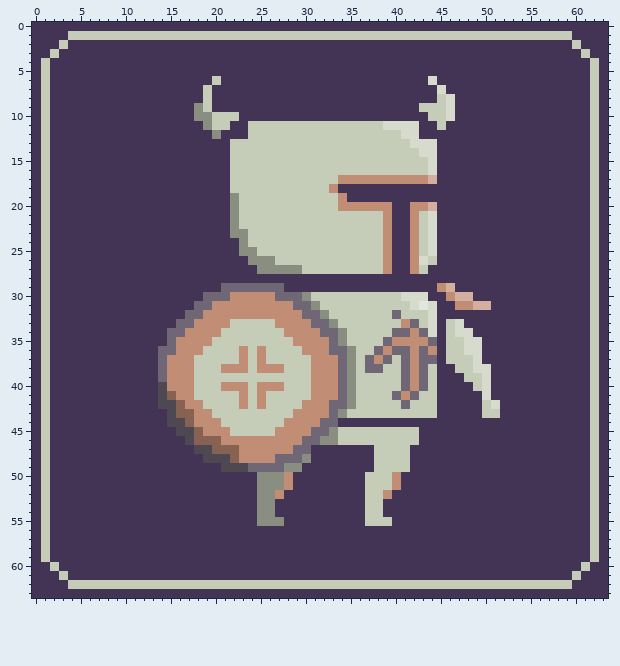
One commit to this pixel-art sprite: assets/raw/player.png. The picture above is the old version.
The file is 64x64 pixels.
And afterwards:
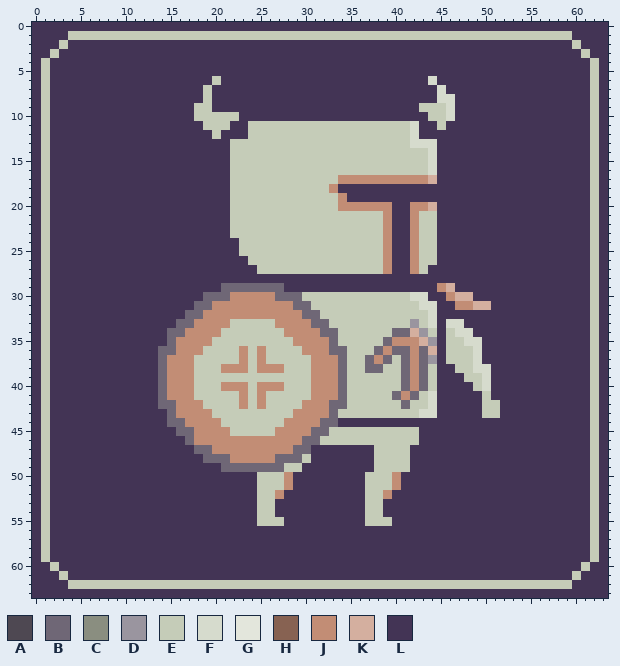
Palette (. is transparent): A #4e4852  B #6f6776  C #8a8e80  D #9a959f  E #c5ccb8  F #d6dbcd  G #e3e6dc  H #876252  J #c28d75  K #d4af9f  L #433455
The edit:
@@ x 16..47 @@
  7 LLLELLLLLLLLLLLLLLLLLLLLLLLLLFLL
- 8 LLLELLLLLLLLLLLLLLLLLLLLLLLLLEFL
- 9 LLCELLLLLLLLLLLLLLLLLLLLLLLEEEFL
-10 LLCCEEELLLLLLLLLLLLLLLLLLLLLEEFL
-11 LLLCEELLEEEEEEEEEEEEEEEFFFFLLELL
-12 LLLLCLLLEEEEEEEEEEEEEEEEEFFLLLLL
+ 8 LLLELLLLLLLLLLLLLLLLLLLLLLLLLFFL
+ 9 LLEELLLLLLLLLLLLLLLLLLLLLLLEEEFL
+10 LLEEEEELLLLLLLLLLLLLLLLLLLLLEEFL
+11 LLLEEELLEEEEEEEEEEEEEEEEEEFLLELL
+12 LLLLELLLEEEEEEEEEEEEEEEEEEFLLLLL
 13 LLLLLLEEEEEEEEEEEEEEEEEEEEFFFLLL
-14 LLLLLLEEEEEEEEEEEEEEEEEEEEEFFLLL
+14 LLLLLLEEEEEEEEEEEEEEEEEEEEEEFLLL
 15 LLLLLLEEEEEEEEEEEEEEEEEEEEEEFLLL
@@ x 12..53 @@
 18 LLLLLLLLLLEEEEEEEEEEEJLLLLLLLLLLLLLLLLLLLL
-19 LLLLLLLLLLCEEEEEEEEEEEJLLLLLLLLLLLLLLLLLLL
-20 LLLLLLLLLLCEEEEEEEEEEEJJJJJJLLJJKLLLLLLLLL
-21 LLLLLLLLLLCEEEEEEEEEEEEEEEEJLLJEFLLLLLLLLL
-22 LLLLLLLLLLCEEEEEEEEEEEEEEEEJLLJEFLLLLLLLLL
-23 LLLLLLLLLLCCEEEEEEEEEEEEEEEJLLJEFLLLLLLLLL
-24 LLLLLLLLLLLCEEEEEEEEEEEEEEEJLLJEFLLLLLLLLL
-25 LLLLLLLLLLLCCEEEEEEEEEEEEEEJLLJEFLLLLLLLLL
-26 LLLLLLLLLLLLCCCEEEEEEEEEEEEJLLJFELLLLLLLLL
-27 LLLLLLLLLLLLLCCCCCEEEEEEEEEJLLJELLLLLLLLLL
+19 LLLLLLLLLLEEEEEEEEEEEEJLLLLLLLLLLLLLLLLLLL
+20 LLLLLLLLLLEEEEEEEEEEEEJJJJJJLLJJKLLLLLLLLL
+21 LLLLLLLLLLEEEEEEEEEEEEEEEEEJLLJEELLLLLLLLL
+22 LLLLLLLLLLEEEEEEEEEEEEEEEEEJLLJEELLLLLLLLL
+23 LLLLLLLLLLEEEEEEEEEEEEEEEEEJLLJEELLLLLLLLL
+24 LLLLLLLLLLLEEEEEEEEEEEEEEEEJLLJEELLLLLLLLL
+25 LLLLLLLLLLLEEEEEEEEEEEEEEEEJLLJEELLLLLLLLL
+26 LLLLLLLLLLLLEEEEEEEEEEEEEEEJLLJEELLLLLLLLL
+27 LLLLLLLLLLLLLEEEEEEEEEEEEEEJLLJELLLLLLLLLL
 28 LLLLLLLLLLLLLLLLLLLLLLLLLLLLLLLLLLLLLLLLLL
 29 LLLLLLLLLBBBBBBBLLLLLLLLLLLLLLLLLJKLLLLLLL
-30 LLLLLLLBBBJJJJJBBBCEEEEEEEEEEFFFLLJKKLLLLL
-31 LLLLLLBBJJJJJJJJJBBCEEEEEEEEEEFGFLLJJKKLLL
-32 LLLLLBBJJJJJJJJJJJBBCEEEEEEEBEEEFLLLLLLLLL
-33 LLLLBBJJJJEEEEEJJJJBBCEEEEEEEJBEFLEFLLLLLL
-34 LLLBBJJJJEEEEEEEJJJJBBCEEEEEBBJBFLEFFLLLLL
-35 LLLBJJJJEEEEEEEEEJJJJBCEEEEBJJJJBLEEFFLLLL
-36 LLBBJJJEEEEJEJEEEEJJJBBCEEBJBBJBJLEEFFLLLL
-37 LLBJJJEEEEEJEJEEEEEJJJBCEBJBEBJBBLEEEFLLLL
-38 LLBJJJEEEJJJEJJJEEEJJJBCEBBEEBJBELLEEFFLLL
-39 LLBJJJEEEEEEEEEEEEEJJJBCEEEEEBJBELLLEEFLLL
-40 LLAJJJEEEJJJEJJJEEEJJJBCEEEEEBJBELLLLEFLLL
-41 LLAHJJEEEEEJEJEEEEEJJJBCEEEEBJBEELLLLLFLLL
-42 LLAAHJJEEEEJEJEEEEJJJBBCEEEEEBEEELLLLLEFLL
-43 LLLAHHJJEEEEEEEEEJJJJBCEEEEEEEEEELLLLLEELL
-44 LLLAAHJJJEEEEEEEJJJJBBLLLLLLLLLLLLLLLLLLLL
-45 LLLLAAHJJJEEEEEJJJJBBCEEEEEEEEELLLLLLLLLLL
-46 LLLLLAHHHJJJJJJJJJBBCCEEEEEEEEELLLLLLLLLLL
-47 LLLLLLAAHHHJJJJJJBBLLLLLLLEEEELLLLLLLLLLLL
-48 LLLLLLLAAAHJJJJBBBCLLLLLLLEEEELLLLLLLLLLLL
-49 LLLLLLLLLAAABBBBCCLLLLLLLLEEEELLLLLLLLLLLL
-50 LLLLLLLLLLLLLCCCJLLLLLLLLEEEJLLLLLLLLLLLLL
-51 LLLLLLLLLLLLLCCCJLLLLLLLLEEEJLLLLLLLLLLLLL
-52 LLLLLLLLLLLLLCCJLLLLLLLLLEEJLLLLLLLLLLLLLL
-53 LLLLLLLLLLLLLCCLLLLLLLLLLEELLLLLLLLLLLLLLL
-54 LLLLLLLLLLLLLCCLLLLLLLLLLEELLLLLLLLLLLLLLL
-55 LLLLLLLLLLLLLCCCLLLLLLLLLEEELLLLLLLLLLLLLL
+30 LLLLLLLBBBJJJJJBBBEEEEEEEEEEEEFFLLJKKLLLLL
+31 LLLLLLBBJJJJJJJJJBBEEEEEEEEEEEEFFLLJJKKLLL
+32 LLLLLBBJJJJJJJJJJJBBEEEEEEEEEEEEFLLLLLLLLL
+33 LLLLBBJJJJEEEEEJJJJBBEEEEEEEEEDEFLFFLLLLLL
+34 LLLBBJJJJEEEEEEEJJJJBBEEEEEEBBKDELEFFLLLLL
+35 LLLBJJJJEEEEEEEEEJJJJBEEEEEBJJJKDLEEFFLLLL
+36 LLBBJJJEEEEJEJEEEEJJJBBEEEBJBBJBKLEEEFLLLL
+37 LLBJJJEEEEEJEJEEEEEJJJBEEBJBEBJBDLEEEFLLLL
+38 LLBJJJEEEJJJEJJJEEEJJJBEEBBEEBJBELLEEFFLLL
+39 LLBJJJEEEEEEEEEEEEEJJJBEEEEEEBJBELLLEEFLLL
+40 LLBJJJEEEJJJEJJJEEEJJJBEEEEEEBJBELLLLEFLLL
+41 LLBJJJEEEEEJEJEEEEEJJJBEEEEEBJBEFLLLLLELLL
+42 LLBBJJJEEEEJEJEEEEJJJBBEEEEEEBEEFLLLLLEELL
+43 LLLBJJJJEEEEEEEEEJJJJBEEEEEEEEEFFLLLLLEELL
+44 LLLBBJJJJEEEEEEEJJJJBBLLLLLLLLLLLLLLLLLLLL
+45 LLLLBBJJJJEEEEEJJJJBBEEEEEEEEEELLLLLLLLLLL
+46 LLLLLBJJJJJJJJJJJJBBEEEEEEEEEEELLLLLLLLLLL
+47 LLLLLLBBJJJJJJJJJBBLLLLLLLEEEELLLLLLLLLLLL
+48 LLLLLLLBBBJJJJJBBBELLLLLLLEEEELLLLLLLLLLLL
+49 LLLLLLLLLBBBBBBBEELLLLLLLLEEEELLLLLLLLLLLL
+50 LLLLLLLLLLLLLEEEJLLLLLLLLEEEJLLLLLLLLLLLLL
+51 LLLLLLLLLLLLLEEEJLLLLLLLLEEEJLLLLLLLLLLLLL
+52 LLLLLLLLLLLLLEEJLLLLLLLLLEEJLLLLLLLLLLLLLL
+53 LLLLLLLLLLLLLEELLLLLLLLLLEELLLLLLLLLLLLLLL
+54 LLLLLLLLLLLLLEELLLLLLLLLLEELLLLLLLLLLLLLLL
+55 LLLLLLLLLLLLLEEELLLLLLLLLEEELLLLLLLLLLLLLL
 56 LLLLLLLLLLLLLLLLLLLLLLLLLLLLLLLLLLLLLLLLLL
